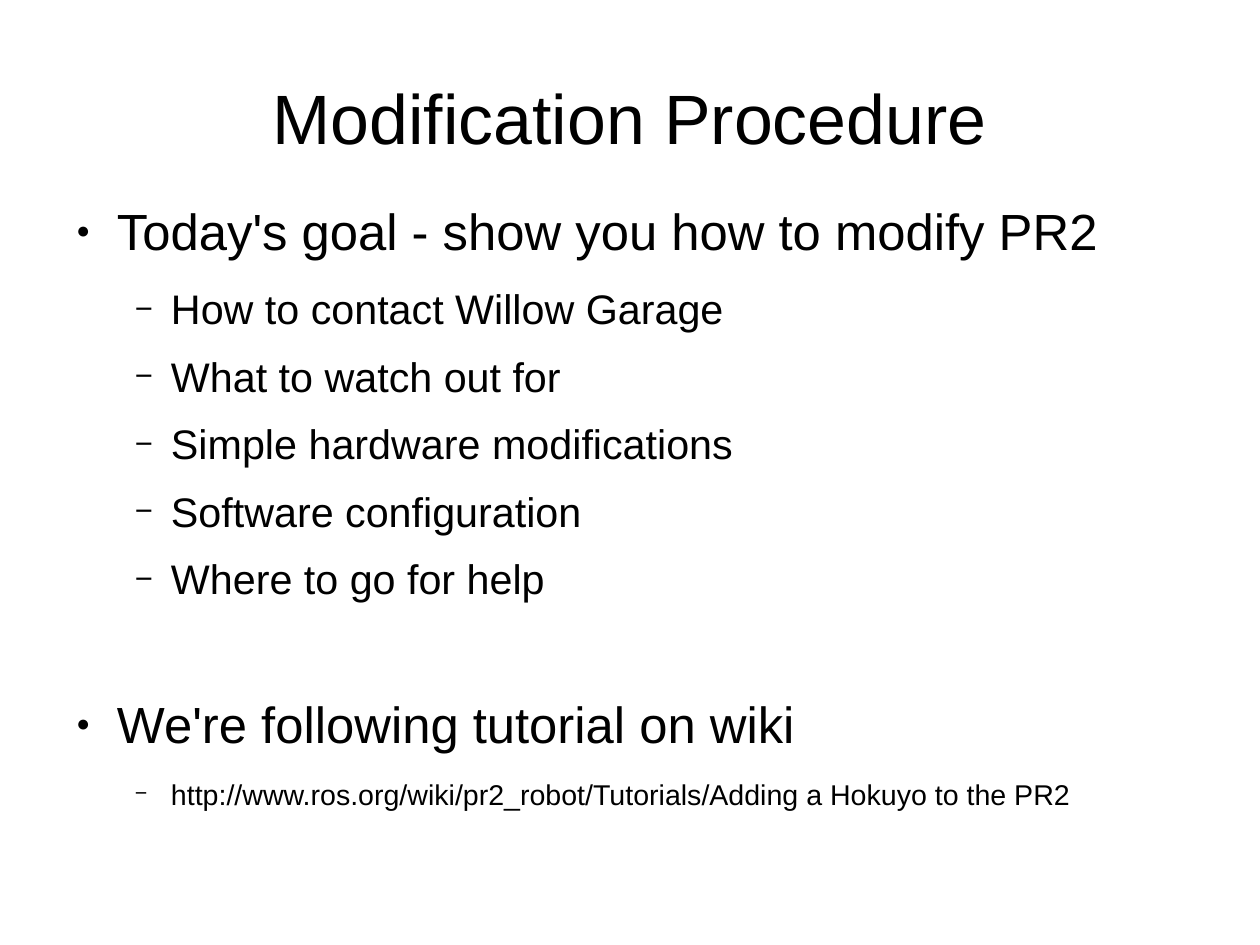
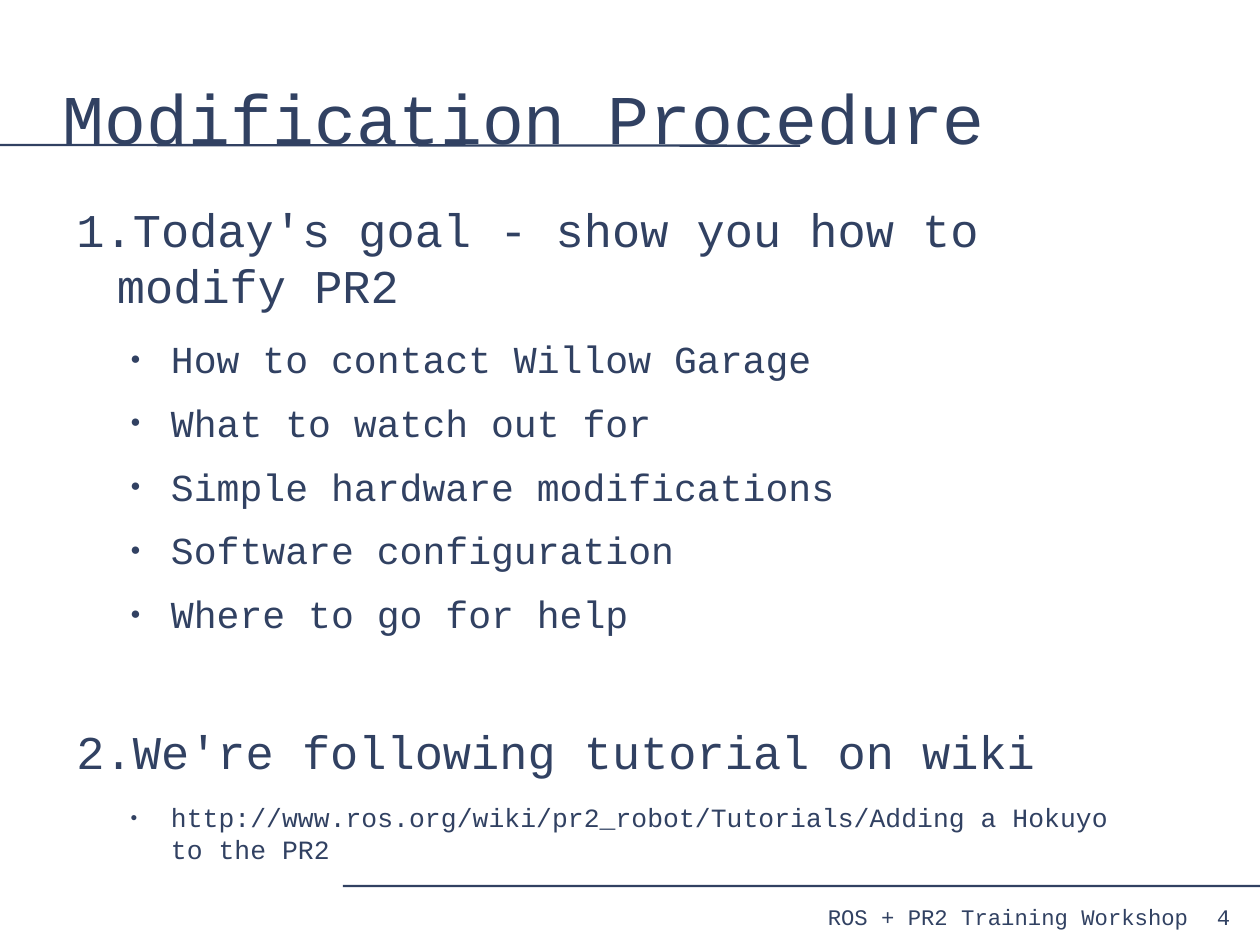
Before and after one commit to PR2/pr2_docs, a slide deck: slide 4 of pr2_training_workshop/modifying_pr2/adding_sensor.odp. Drawn at 1260x945 pixels with LibreOffice and Linux fonts; fonts in the diff are those of the drawing. Boxes give left, top, right and bottom in pixels: in the first picture for what was removed or moved away, otherwise in the second. Text is boxed around its words. In the diff, an @@ line names an element or a change of style, - is before the commit and + after.

```diff
--- a/pr2_training_workshop/modifying_pr2/adding_sensor.odp
+++ b/pr2_training_workshop/modifying_pr2/adding_sensor.odp
@@ title "Modification Procedure" at (63,93,985,147): font Arial to Courier New, text colour #000000 to #314162; alignment centre to left @@
@@ line added from (0, 145) to (800, 145), #314162 1.45 pt @@
@@ text "Today's goal - show you ..." at (76,213,1107,833): size 32 to 29.6 pt in "Today's goal - show you how to ...", "We're following tutorial on wiki"; font Arial to Courier New, text colour #000000 to #314162; size 26 to 24.1 pt in "How to contact Willow Garage", "What to watch out for", "Simple hardware modifications", "Software configuration" and 1 more places; size 18 to 16.6 pt in "http://www.ros.org/wiki/pr2_robot/Tutorials/Adding a Hokuyo  ..."; bullet ● to 1.; bullet colour #000000 to #314162; bullet − to ● @@
@@ line added from (343, 886) to (1260, 886), #314162 1.45 pt @@
@@ text added at (828,909,1188,930), 14 pt, text #314162 @@
+ROS + PR2 Training Workshop
@@ page number added at (1217,910,1230,925), 14 pt, text #314162 @@
+4
```
Also in this commit, not shown: 14 other slides changed.
